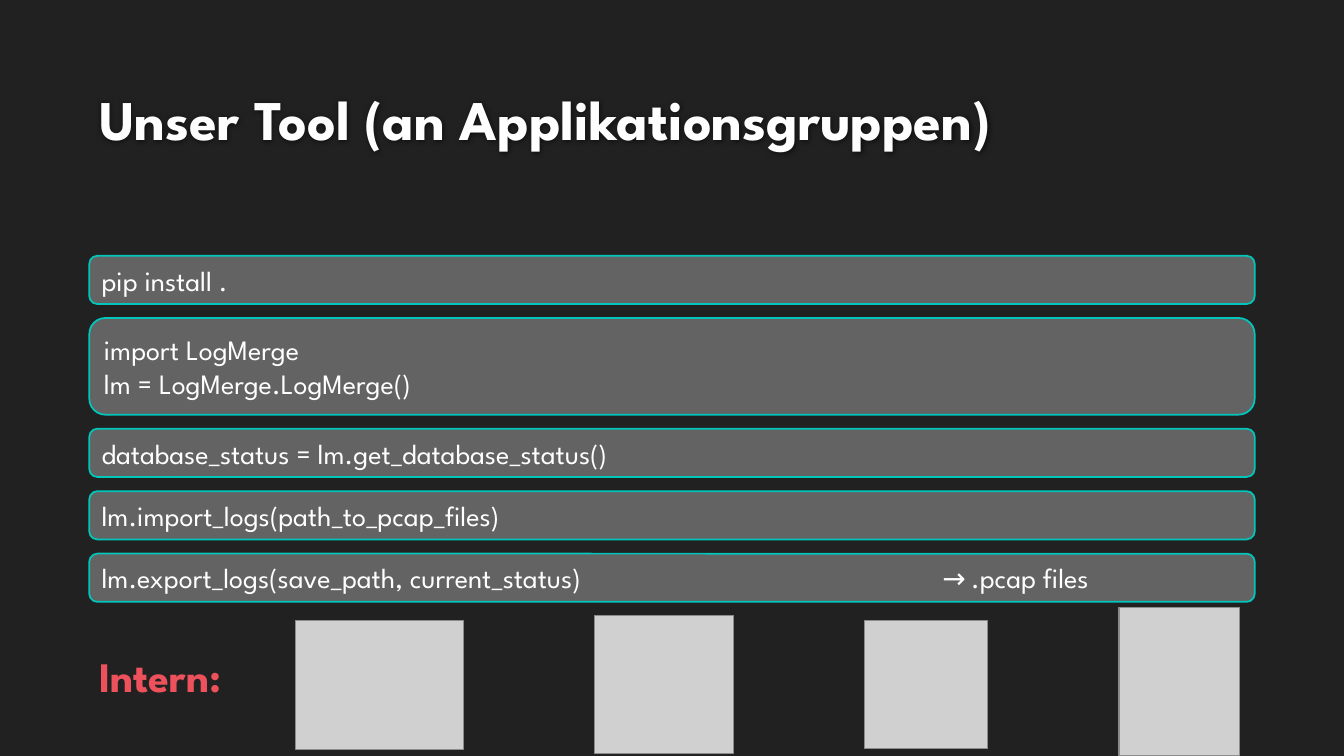
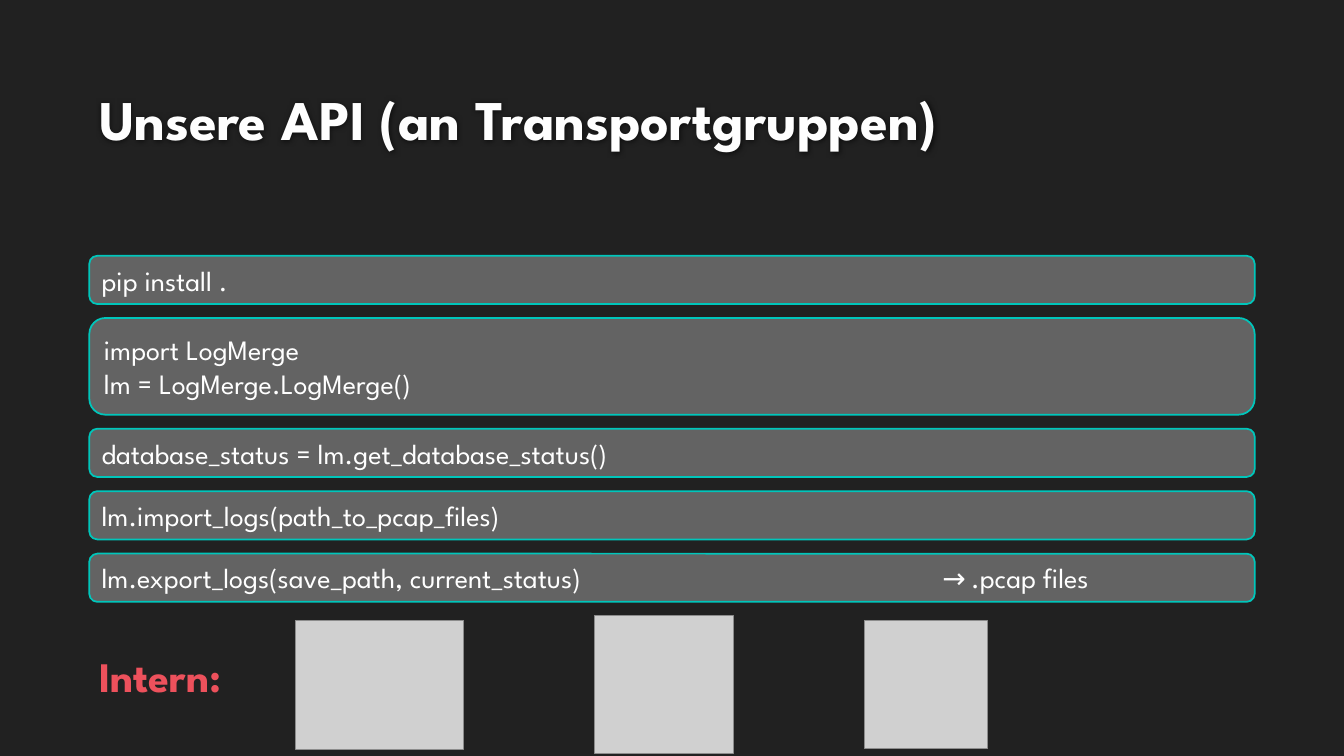
Before and after one commit to cn-uofbasel/BACnet, a slide deck: slide 8 of groups/04-logMerge/presentations/endpresentation.pptx (slide 7 before the commit). Drawn at 1344x756 pixels with LibreOffice and Linux fonts; fonts in the diff are those of the drawing; grey boxes stand for pictures; background and template pictures are left out. Boxes give left, top, right and bottom in pixels: in the first picture for what was removed or moved away, otherwise in the second. Text is boxed around its words. In the diff, an @@ line names an element or a change of style, - is before the commit and + after.

```diff
--- a/groups/04-logMerge/presentations/endpresentation.pptx
+++ b/groups/04-logMerge/presentations/endpresentation.pptx
@@ title at box(99, 101, 937, 153): text changed @@
-Unser Tool (an Applikationsgruppen)
+Unsere API (an Transportgruppen)
@@ picture removed at box(1119, 608, 1239, 756) @@
```
Also in this commit, not shown: 6 other slides changed, 6 slides added, 6 other files.
